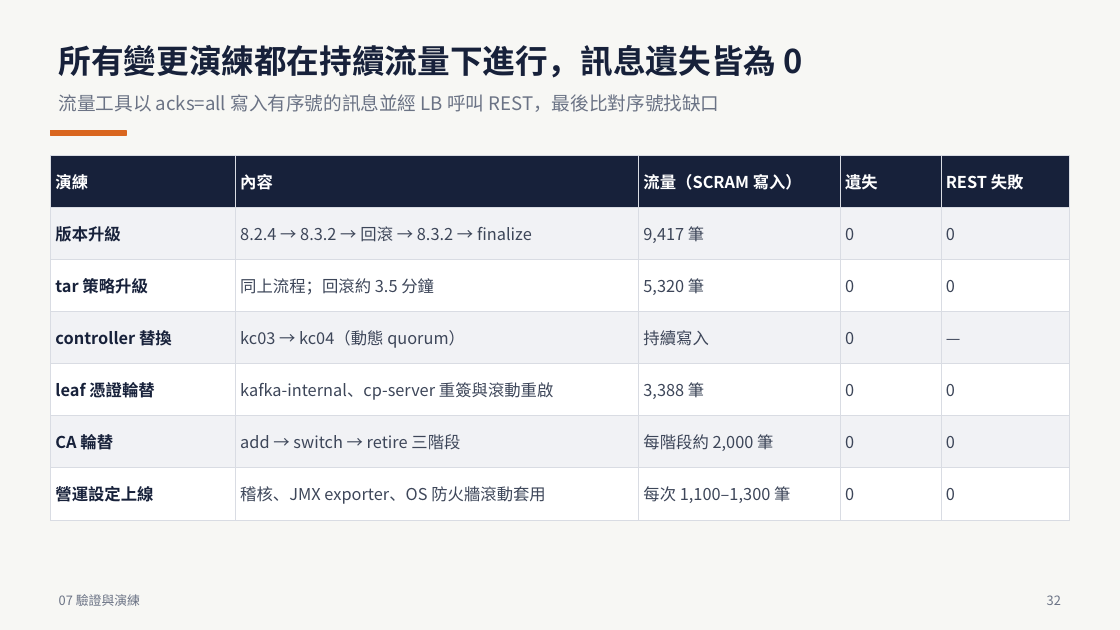
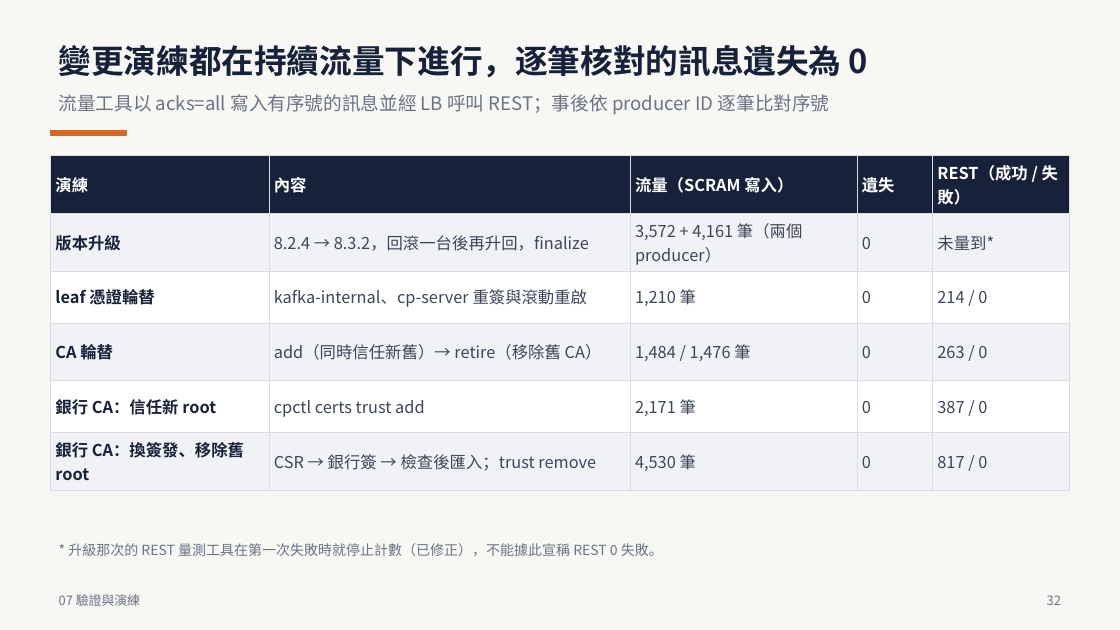
Before and after one commit to zxc81906119/kafka_install_ops, a slide deck: slide 32 of docs/Confluent-離線安裝PoC-全流程.pptx. Drawn at 1120x630 pixels with LibreOffice and Linux fonts; fonts in the diff are those of the drawing. Boxes give left, top, right and bottom in pixels: in the first picture for what was removed or moved away, otherwise in the second. Text is boxed around its words. In the diff, an @@ line names an element or a change of style, - is before the commit and + after.

```diff
--- a/docs/Confluent-離線安裝PoC-全流程.pptx
+++ b/docs/Confluent-離線安裝PoC-全流程.pptx
@@ text at [59,45,868,78]: text changed @@
-所有變更演練都在持續流量下進行，訊息遺失皆為 0
+變更演練都在持續流量下進行，逐筆核對的訊息遺失為 0
@@ text at [59,94,830,114]: text changed @@
-流量工具以 acks=all 寫入有序號的訊息並經 LB 呼叫 REST，最後比對序號找缺口
+流量工具以 acks=all 寫入有序號的訊息並經 LB 呼叫 REST；事後依 producer ID 逐筆比對序號
@@ table at [50,155,1070,484] @@
-row 1: 演練 | 內容 | 流量（SCRAM 寫入） | 遺失 | REST 失敗
-row 2: 版本升級 | 8.2.4 → 8.3.2 → 回滾 → 8.3.2 → finalize | 9,417 筆 | 0 | 0
-row 3: tar 策略升級 | 同上流程；回滾約 3.5 分鐘 | 5,320 筆 | 0 | 0
-row 4: controller 替換 | kc03 → kc04（動態 quorum） | 持續寫入 | 0 | —
-row 5: leaf 憑證輪替 | kafka-internal、cp-server 重簽與滾動重啟 | 3,388 筆 | 0 | 0
-row 6: CA 輪替 | add → switch → retire 三階段 | 每階段約 2,000 筆 | 0 | 0
-row 7: 營運設定上線 | 稽核、JMX exporter、OS 防火牆滾動套用 | 每次 1,100–1,300 筆 | 0 | 0
+row 1: 演練 | 內容 | 流量（SCRAM 寫入） | 遺失 | REST（成功 / 失敗）
+row 2: 版本升級 | 8.2.4 → 8.3.2，回滾一台後再升回，finalize | 3,572 + 4,161 筆（兩個 producer） | 0 | 未量到*
+row 3: leaf 憑證輪替 | kafka-internal、cp-server 重簽與滾動重啟 | 1,210 筆 | 0 | 214 / 0
+row 4: CA 輪替 | add（同時信任新舊）→ retire（移除舊 CA） | 1,484 / 1,476 筆 | 0 | 263 / 0
+row 5: 銀行 CA：信任新 root | cpctl certs trust add | 2,171 筆 | 0 | 387 / 0
+row 6: 銀行 CA：換簽發、移除舊 root | CSR → 銀行簽 → 檢查後匯入；trust remove | 4,530 筆 | 0 | 817 / 0
@@ text added at [68,543,663,556], 12 pt, text #6B7385 @@
+* 升級那次的 REST 量測工具在第一次失敗時就停止計數（已修正），不能據此宣稱 REST 0 失敗。
```
Also in this commit, not shown: 4 other slides changed, 21 other files.
